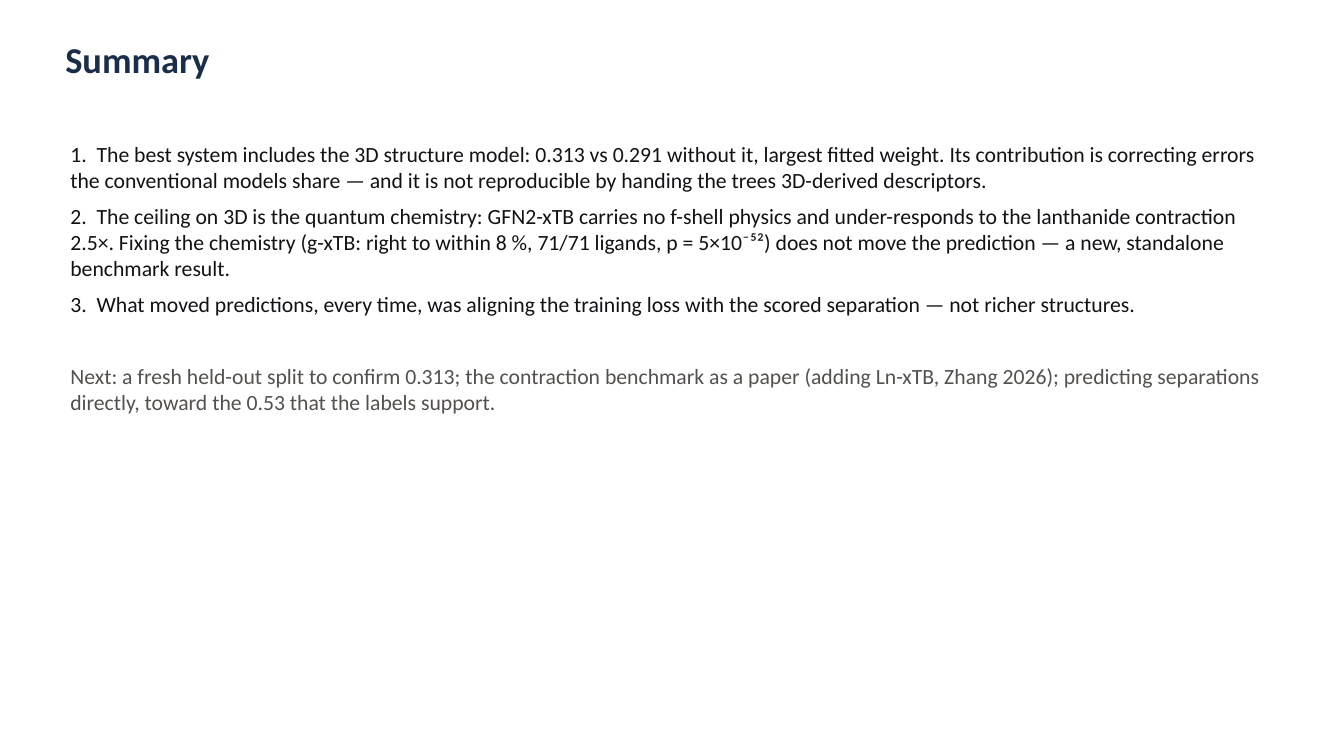
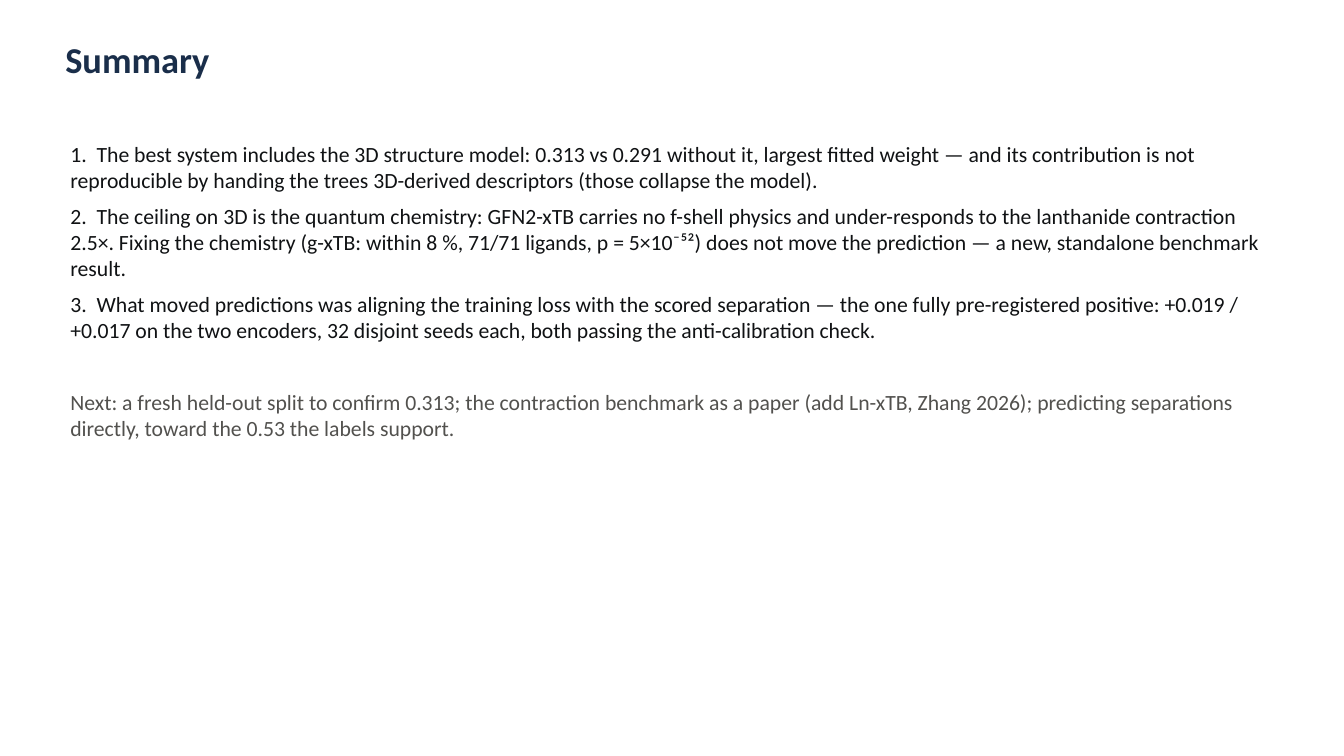
Before and after one commit to mironovb/lanthanidestrain, a slide deck: slide 13 of docs/vogiatzis_condensed_2026-08.pptx (slide 12 before the commit). Drawn at 1344x756 pixels with LibreOffice and Linux fonts; fonts in the diff are those of the drawing. Boxes give left, top, right and bottom in pixels: in the first picture for what was removed or moved away, otherwise in the second. Text is boxed around its words. In the diff, an @@ line names an element or a change of style, - is before the commit and + after.

```diff
--- a/docs/vogiatzis_condensed_2026-08.pptx
+++ b/docs/vogiatzis_condensed_2026-08.pptx
@@ text at (70, 147, 1258, 440): text changed @@
-1. The best system includes the 3D structure model: 0.313 vs 0.291 without it, largest fitted weight. Its contribution is correcting errors the conventional models share — and it is not reproducible by handing the trees 3D-derived descriptors.
-2. The ceiling on 3D is the quantum chemistry: GFN2-xTB carries no f-shell physics and under-responds to the lanthanide contraction 2.5×. Fixing the chemistry (g-xTB: right to within 8 %, 71/71 ligands, p = 5×10⁻⁵²) does not move the prediction — a new, standalone benchmark result.
-3. What moved predictions, every time, was aligning the training loss with the scored separation — not richer structures.
-Next: a fresh held-out split to confirm 0.313; the contraction benchmark as a paper (adding Ln-xTB, Zhang 2026); predicting separations directly, toward the 0.53 that the labels support.
+1. The best system includes the 3D structure model: 0.313 vs 0.291 without it, largest fitted weight — and its contribution is not reproducible by handing the trees 3D-derived descriptors (those collapse the model).
+2. The ceiling on 3D is the quantum chemistry: GFN2-xTB carries no f-shell physics and under-responds to the lanthanide contraction 2.5×. Fixing the chemistry (g-xTB: within 8 %, 71/71 ligands, p = 5×10⁻⁵²) does not move the prediction — a new, standalone benchmark result.
+3. What moved predictions was aligning the training loss with the scored separation — the one fully pre-registered positive: +0.019 / +0.017 on the two encoders, 32 disjoint seeds each, both passing the anti-calibration check.
+Next: a fresh held-out split to confirm 0.313; the contraction benchmark as a paper (add Ln-xTB, Zhang 2026); predicting separations directly, toward the 0.53 the labels support.
```
Also in this commit, not shown: 9 other slides changed, 1 slide added.
